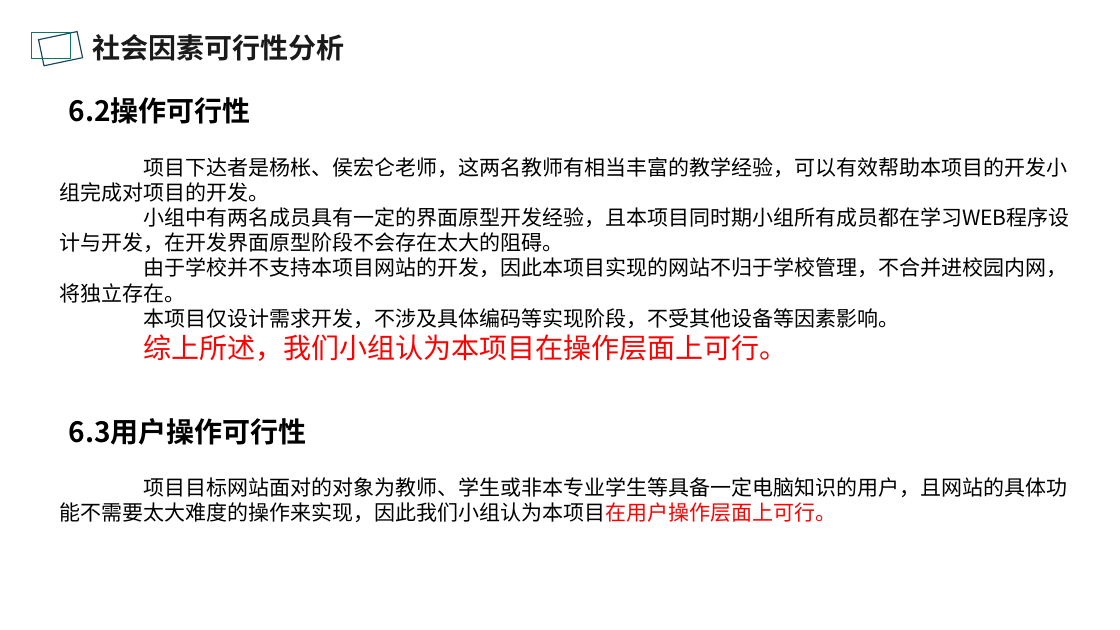
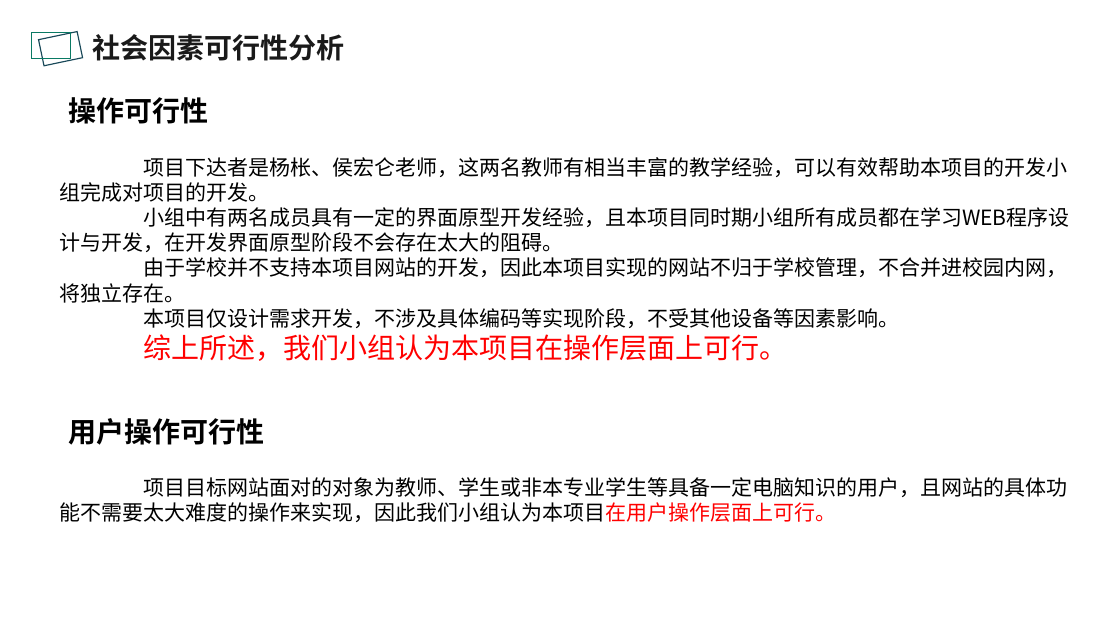
Before and after one commit to PRD2018-G10/TeachingAssistWebsiteProject, a slide deck: slide 17 of 受控文档/2.需求工程项目计划/PRD2018-G10-需求工程项目计划评审.pptx (slide 13 before the commit). Drawn at 1120x630 pixels with LibreOffice and Linux fonts; fonts in the diff are those of the drawing; background and template pictures are left out. Boxes give left, top, right and bottom in pixels: in the first picture for what was removed or moved away, otherwise in the second. Text is boxed around its words. In the diff, an @@ line names an element or a change of style, - is before the commit and + after.

```diff
--- a/受控文档/2.需求工程项目计划/PRD2018-G10-需求工程项目计划评审.pptx
+++ b/受控文档/2.需求工程项目计划/PRD2018-G10-需求工程项目计划评审.pptx
@@ text at [69, 97, 209, 124]: text changed @@
-6.2操作可行性
+操作可行性
@@ text at [69, 418, 265, 445]: text changed @@
-6.3用户操作可行性
+用户操作可行性
```
Also in this commit, not shown: 4 other slides changed, 5 slides added, 3 other files.
